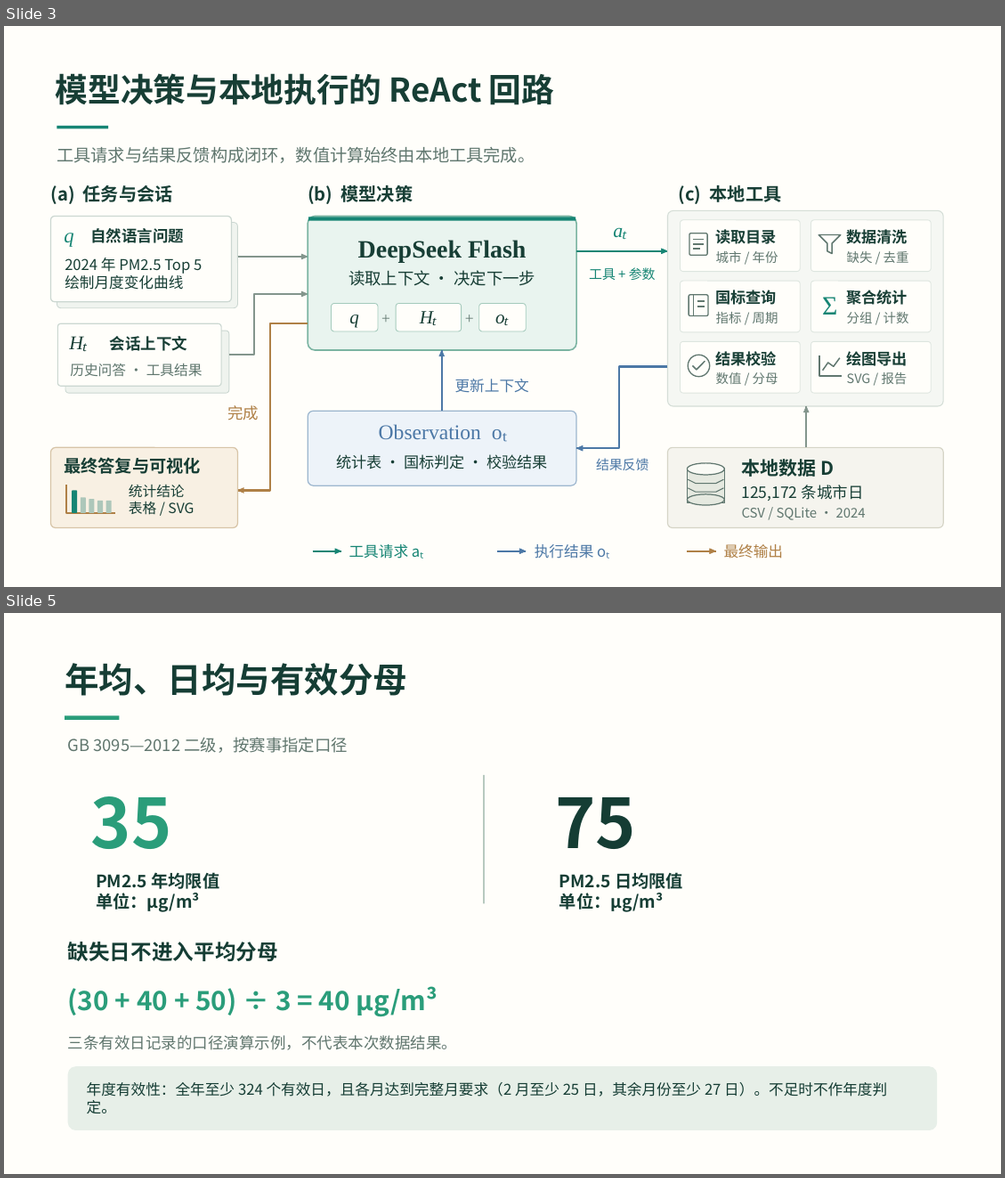
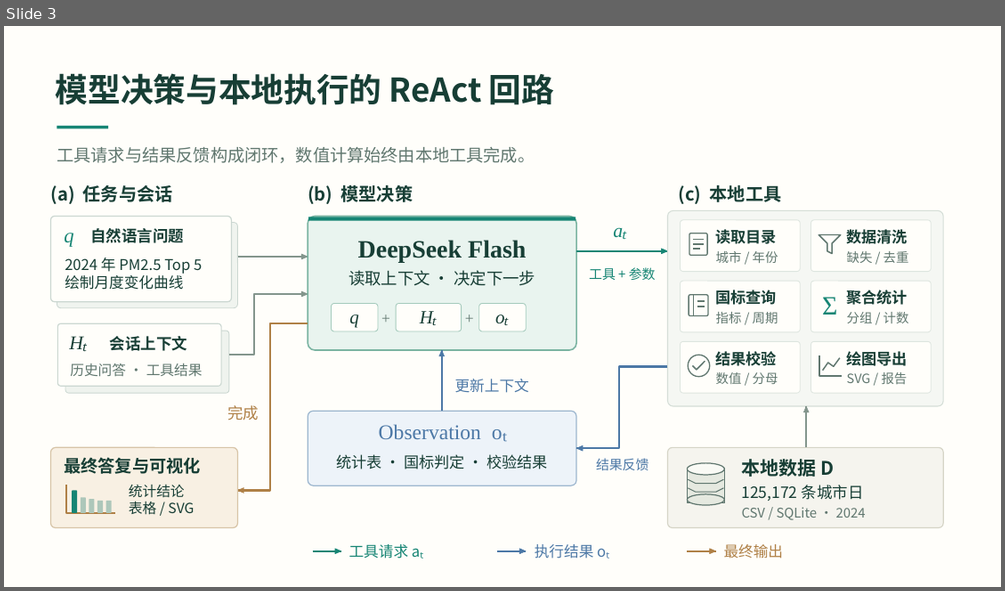
Before and after one commit to liujiting123/AirScope, a slide deck: docs/参赛答辩.pptx. Shown one above the other, each under a label of ours: slides 3 and 5 before the commit, slide 3 after it; the slides between them are not shown. The pictures are 1005x1178 and 1005x591 pixels, drawn with LibreOffice and Linux fonts; fonts in the diff are those of the drawing. Boxes give left, top, right and bottom in pixels: in the first picture for what was removed or moved away, otherwise in the second. Text is boxed around its words. In the diff, an @@ line names an element or a change of style, - is before the commit and + after.

```diff
--- a/docs/参赛答辩.pptx
+++ b/docs/参赛答辩.pptx
@@ slide 5 removed at [4,613,1001,1174], background #FFFEFA @@
@@ text removed at [65,663,407,696] @@
-年均、日均与有效分母
@@ rectangle removed at [65,716,119,720] @@
@@ text removed at [68,737,347,753] @@
-GB 3095—2012 二级，按赛事指定口径
@@ text removed at [91,796,172,849] @@
-35
@@ rectangle removed at [484,775,485,904] @@
@@ text removed at [556,797,637,849] @@
-75
@@ text removed at [96,872,220,912] @@
-PM2.5 年均限值
-单位：μg/m³
@@ text removed at [559,872,683,912] @@
-PM2.5 日均限值
-单位：μg/m³
@@ text removed at [68,941,278,961] @@
-缺失日不进入平均分母
@@ text removed at [68,986,438,1017] @@
-(30 + 40 + 50) ÷ 3 = 40 μg/m³
@@ text removed at [68,1035,457,1050] @@
-三条有效日记录的口径演算示例，不代表本次数据结果。
@@ rounded rectangle removed at [67,1066,937,1130] @@
@@ text removed at [87,1082,887,1113] @@
-年度有效性：全年至少 324 个有效日，且各月达到完整月要求（2 月至少 25 日，其余月份至少 27 日）。不足时不作年度判定。
```
Also in this commit, not shown: 10 slides added, 6 other slides removed, 3 other files.
